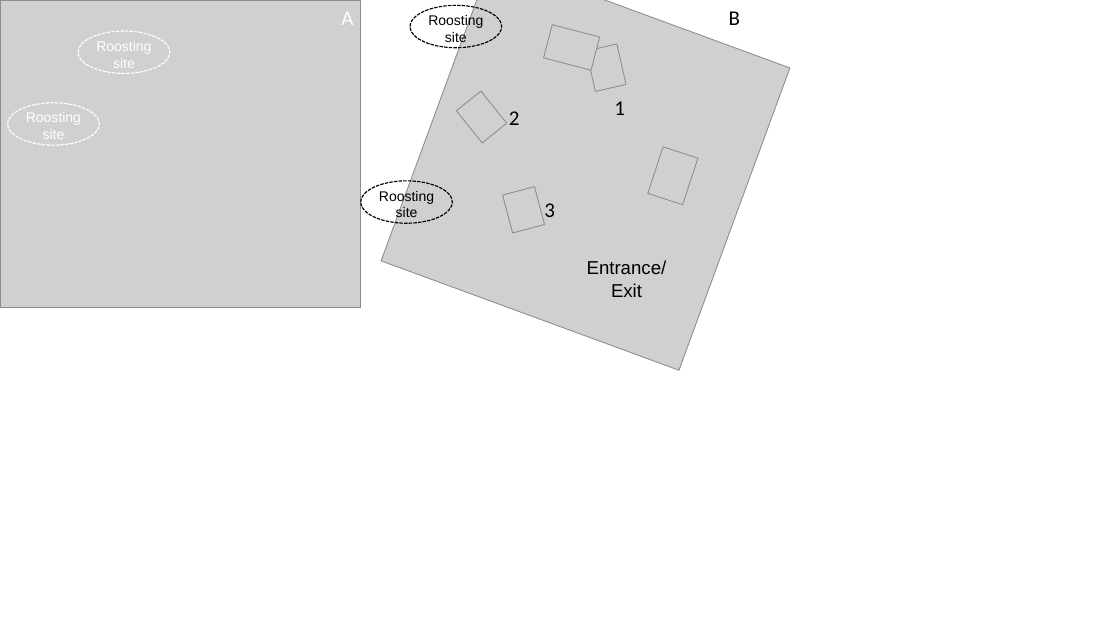
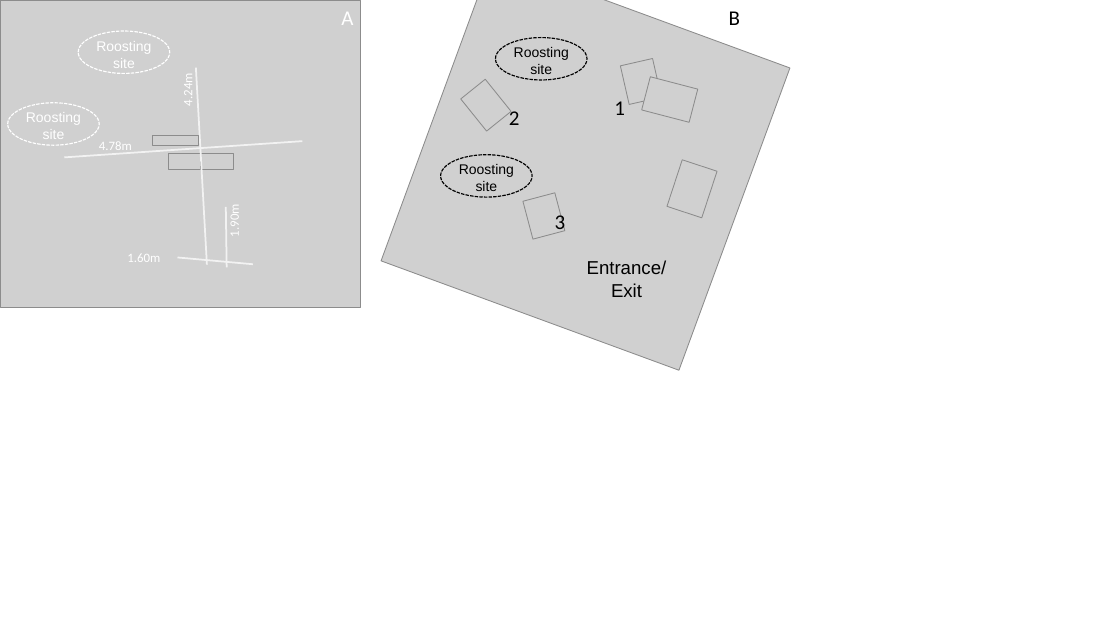
Before and after one commit to thejasvibr/mhbc-online, a slide deck: slide 2 of hbc_paper/figures/schematics_hbcpaper.pptx. Drawn at 1120x630 pixels with LibreOffice and Linux fonts; fonts in the diff are those of the drawing; grey boxes stand for pictures; background and template pictures are left out. Boxes give left, top, right and bottom in pixels: in the first picture for what was removed or moved away, otherwise in the second. Text is boxed around its words. In the diff, an @@ line names an element or a change of style, - is before the commit and + after.

```diff
--- a/hbc_paper/figures/schematics_hbcpaper.pptx
+++ b/hbc_paper/figures/schematics_hbcpaper.pptx
@@ ellipse moved from (x1=410, y1=5, x2=502, y2=47) to (x1=496, y1=38, x2=587, y2=80) @@
@@ text "Roosting site" rewrapped from (x1=428, y1=14, x2=483, y2=46) to (x1=514, y1=47, x2=569, y2=74) @@
@@ picture moved from (x1=586, y1=45, x2=627, y2=91) to (x1=620, y1=58, x2=661, y2=104) @@
@@ text added at (x1=180, y1=79, x2=196, y2=102), 11 pt, text #FFFFFF @@
+4.24m
@@ line added from (196, 68) to (207, 265), #F2F2F2 1.5 pt @@
@@ picture moved from (x1=457, y1=91, x2=507, y2=143) to (x1=461, y1=80, x2=511, y2=131) @@
@@ picture moved from (x1=543, y1=25, x2=599, y2=70) to (x1=642, y1=77, x2=698, y2=122) @@
@@ line added from (302, 141) to (65, 157), #F2F2F2 1.5 pt @@
@@ text added at (x1=99, y1=142, x2=132, y2=150), 11 pt, text #FFFFFF @@
+4.78m
@@ picture added at (x1=153, y1=135, x2=199, y2=145) @@
@@ picture added at (x1=168, y1=154, x2=202, y2=170) @@
@@ picture added at (x1=201, y1=154, x2=234, y2=170) @@
@@ ellipse moved from (x1=361, y1=181, x2=453, y2=223) to (x1=441, y1=155, x2=533, y2=197) @@
@@ text "Roosting site" rewrapped from (x1=379, y1=189, x2=434, y2=220) to (x1=459, y1=164, x2=514, y2=191) @@
@@ picture moved from (x1=648, y1=147, x2=698, y2=205) to (x1=667, y1=160, x2=718, y2=218) @@
@@ line added from (227, 267) to (226, 207), #F2F2F2 1.5 pt @@
@@ picture moved from (x1=503, y1=186, x2=545, y2=233) to (x1=523, y1=193, x2=565, y2=240) @@
@@ text "3" moved from (x1=544, y1=203, x2=555, y2=224) to (x1=555, y1=213, x2=566, y2=234) @@
@@ text added at (x1=127, y1=212, x2=243, y2=262), 11 pt, text #FFFFFF @@
+1.90m
@@ text added at (x1=127, y1=254, x2=160, y2=262), 11 pt, text #FFFFFF @@
+1.60m
@@ line added from (177, 258) to (253, 265), #F2F2F2 1.5 pt @@
```
Also in this commit, not shown: 1 slide added, 9 other files.
